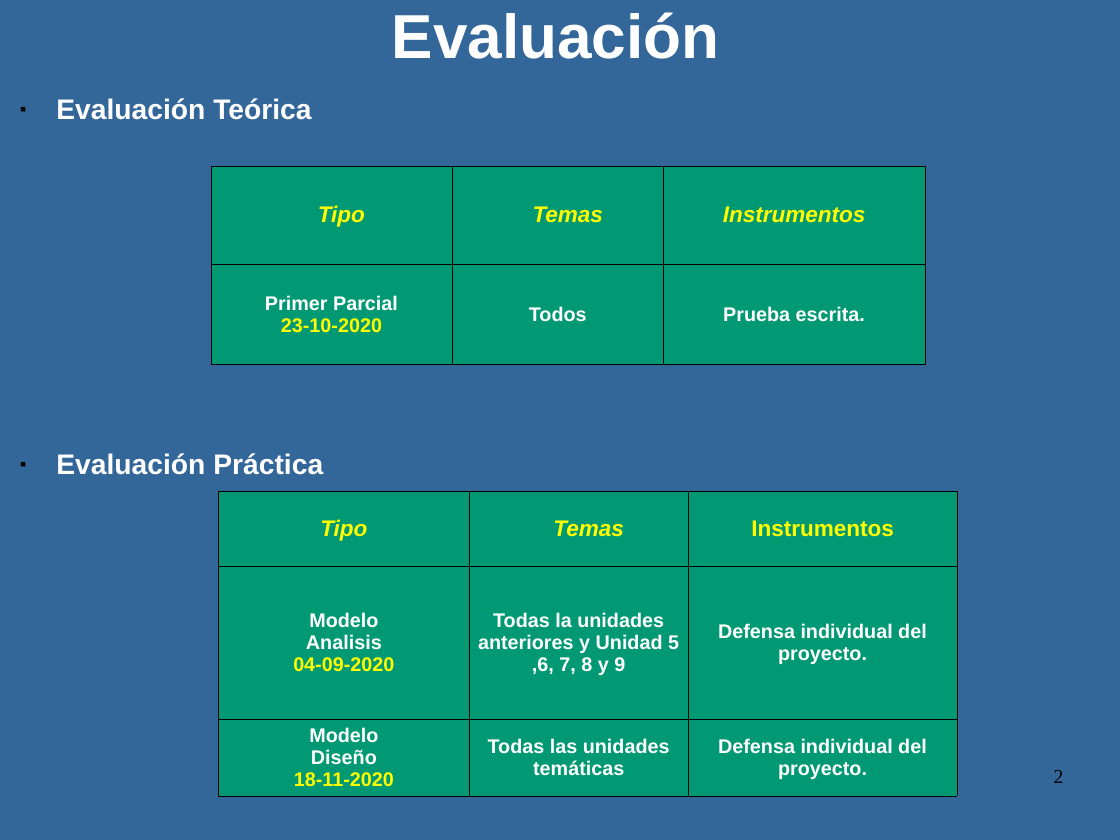
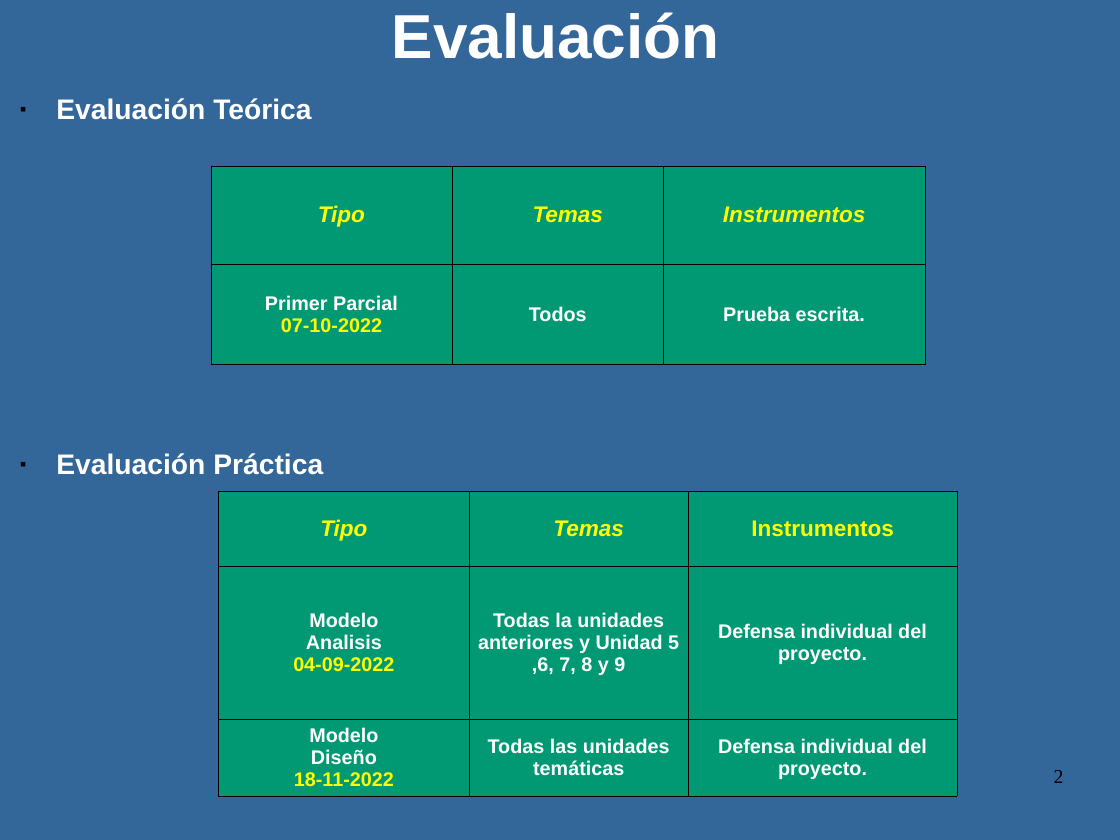
Before and after one commit to luismagarinos/Material-de-estudio-2023---MOO, a slide deck: slide 2 of Metodologia de Sistemas 2023.ppt. Drawn at 1120x840 pixels with LibreOffice and Linux fonts; fonts in the diff are those of the drawing. Boxes give left, top, right and bottom in pixels: in the first picture for what was removed or moved away, otherwise in the second. Text is boxed around its words. In the diff, an @@ line names an element or a change of style, - is before the commit and + after.

```diff
--- a/Metodologia de Sistemas 2023.ppt
+++ b/Metodologia de Sistemas 2023.ppt
@@ table at [210, 166, 926, 364] @@
-row 2, column 1: Primer Parcial / 23-10-2020
+row 2, column 1: Primer Parcial / 07-10-2022
@@ table at [219, 492, 957, 797] @@
-row 2, column 1: Modelo / Analisis / 04-09-2020
+row 2, column 1: Modelo / Analisis / 04-09-2022
-row 3, column 1: Modelo / Diseño / 18-11-2020
+row 3, column 1: Modelo / Diseño / 18-11-2022
```
Also in this commit, not shown: 11 other slides changed, 4 slides added, 1 slide removed.
